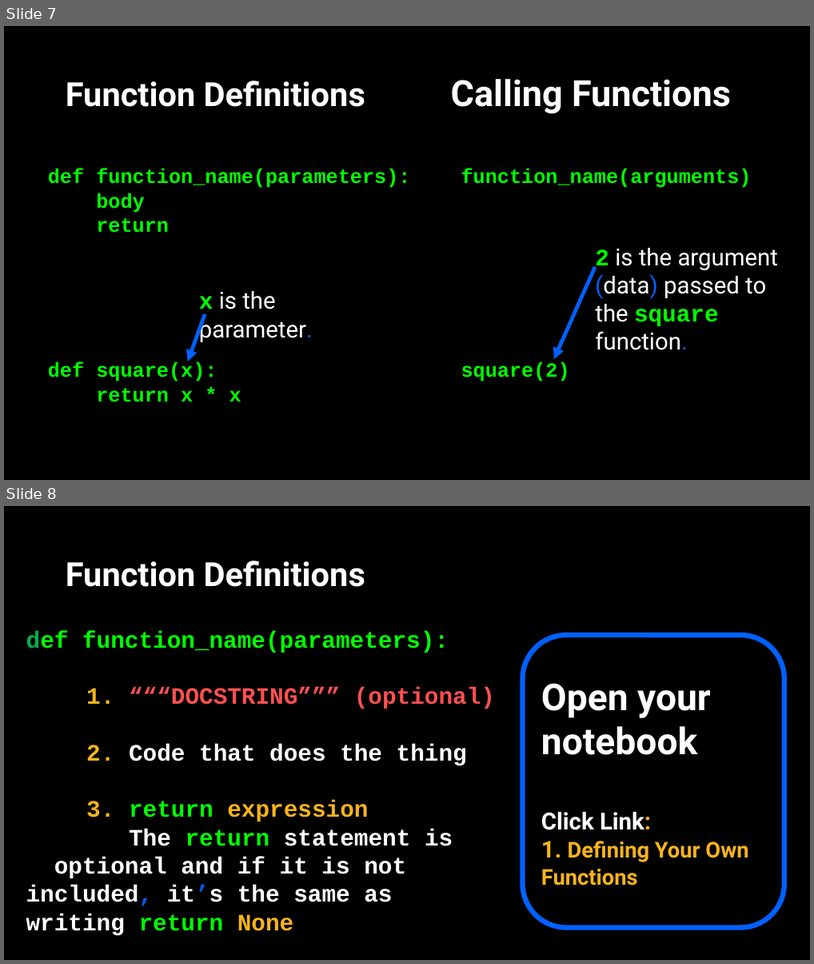
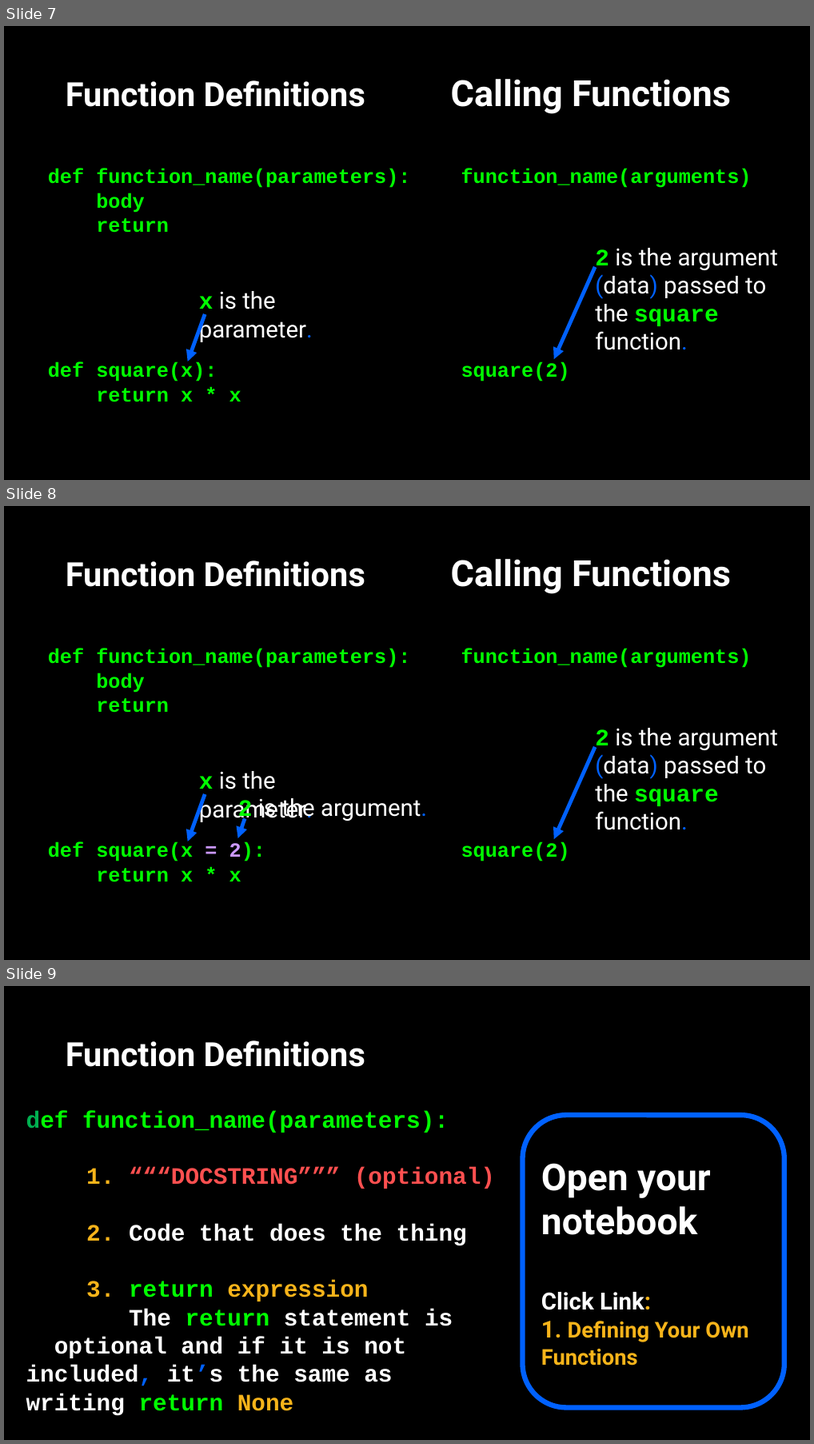
Before and after one commit to APS106/APS106-winter-2025-kinsella-goodfellow, a slide deck: lectures/week2/lecture2/slides/week2_lecture2.pptx. Shown one above the other, each under a label of ours: slides 7 and 8 before the commit, slides 7, 8 and 9 after it. The pictures are 814x964 and 814x1444 pixels, drawn with LibreOffice and Linux fonts; fonts in the diff are those of the drawing; background and template pictures are left out. Boxes give left, top, right and bottom in pixels: in the first picture for what was removed or moved away, otherwise in the second. Text is boxed around its words. In the diff, an @@ line names an element or a change of style, - is before the commit and + after.

```diff
--- a/lectures/week2/lecture2/slides/week2_lecture2.pptx
+++ b/lectures/week2/lecture2/slides/week2_lecture2.pptx
@@ slide 8 added at (x1=4, y1=506, x2=810, y2=960), background picture (left out) @@
@@ title added at (x1=66, y1=560, x2=366, y2=587), 39.6 pt, text #FFFFFF, bold @@
+Function Definitions
@@ text added at (x1=451, y1=559, x2=731, y2=594), 42.9 pt, text #FFFFFF, bold @@
+Calling Functions
@@ text added at (x1=48, y1=648, x2=410, y2=882), 24 pt, text #00FF00, bold @@
+def function_name(parameters):
+body
+return
+def square(x = 2):
+return x * x
@@ text added at (x1=462, y1=648, x2=752, y2=861), 24 pt, text #00FF00, bold @@
+function_name(arguments)
+square(2)
@@ text added at (x1=595, y1=728, x2=779, y2=830), 28 pt, text #FFFFFF @@
+2 is the argument (data) passed to the square function.
@@ arrow added from (596, 747) to (554, 839), #0061FF 4.5 pt @@
@@ text added at (x1=199, y1=771, x2=313, y2=823), 28 pt, text #FFFFFF @@
+x is the parameter.
@@ arrow added from (205, 794) to (188, 841), #0061FF 4.5 pt @@
@@ text added at (x1=238, y1=798, x2=427, y2=822), 28 pt, text #FFFFFF @@
+2 is the argument.
@@ arrow added from (245, 818) to (238, 838), #0061FF 4.5 pt @@
@@ what was slide 8 is now slide 9 @@
```
Also in this commit, not shown: 4 slides changed, 3 other files.
